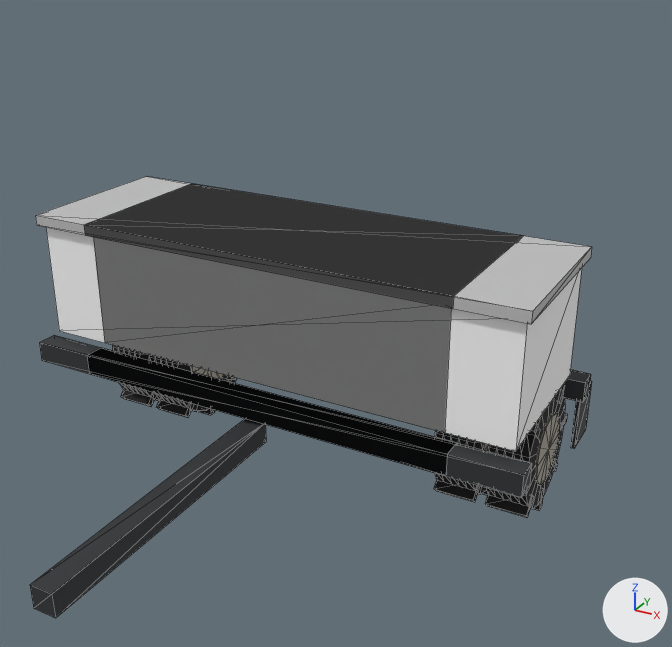
The glTF model game/assets/models/seeders/seeder_3.glb, before and after one commit.
Before and after are seen from a 50 mm camera at (3.33, -5.86, 4.0) aimed at (0.52, -0.76, 1.45). The lights are fixed; the arrows at lower right show +X, +Y and +Z. The picture after the commit comes second. Mesh edges are drawn as thin lines. Where no turn or scale is listed for an object, it has been applied to the vertices.

Objects in the first picture: 'body_12', 'width_3_0', 'width_3_1', 'width_3_3', 'width_4_0', 'width_4_1', 'width_4_3', 'width_4_wheel0L_0', 'width_4_wheel0L_1' and 17 more.
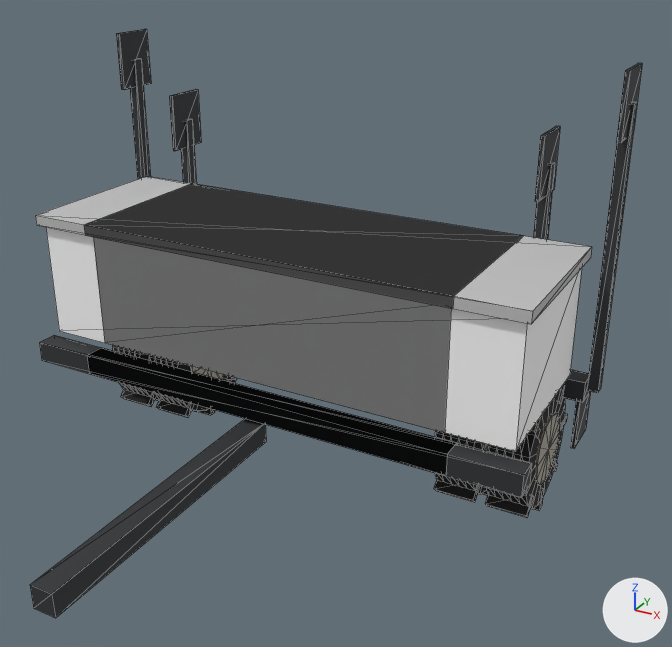
Patch to the scene script:
```diff
--- a/game/assets/models/seeders/seeder_3.glb.py
+++ b/game/assets/models/seeders/seeder_3.glb.py
@@ ob_width_4_markerr_disc @@
+ob_width_4_markerr_disc = bpy.data.objects.new('width_4_markerR_disc', me_mesh_0)
+ob_width_4_markerr_disc.parent = ob_width_4_markerr
+ob_width_4_markerr_disc.location = (0.0, 0.0, 2.09)
@@ ob_width_4_markerr @@
+ob_width_4_markerr = bpy.data.objects.new('width_4_markerR', None)
+ob_width_4_markerr.parent = ob_width_4
+ob_width_4_markerr.location = (-2.05, 0.4, 0.8)
@@ ob_width_4_markerr_arm @@
+ob_width_4_markerr_arm = bpy.data.objects.new('width_4_markerR_arm', me_mesh_0)
+ob_width_4_markerr_arm.parent = ob_width_4_markerr
+ob_width_4_markerr_arm.location = (0.0, 0.0, 1.045)
+ob_width_4_markerr_arm.scale = (2.67, 0.229, 4.64)
@@ ob_width_4_markerl_disc @@
+ob_width_4_markerl_disc = bpy.data.objects.new('width_4_markerL_disc', me_mesh_0)
+ob_width_4_markerl_disc.parent = ob_width_4_markerl
+ob_width_4_markerl_disc.location = (0.0, 0.0, 2.09)
@@ ob_width_4_markerl @@
+ob_width_4_markerl = bpy.data.objects.new('width_4_markerL', None)
+ob_width_4_markerl.parent = ob_width_4
+ob_width_4_markerl.location = (2.05, 0.4, 0.8)
@@ ob_width_4_markerl_arm @@
+ob_width_4_markerl_arm = bpy.data.objects.new('width_4_markerL_arm', me_mesh_0)
+ob_width_4_markerl_arm.parent = ob_width_4_markerl
+ob_width_4_markerl_arm.location = (0.0, 0.0, 1.045)
+ob_width_4_markerl_arm.scale = (2.67, 0.229, 4.64)
@@ ob_width_3_markerr_disc @@
+ob_width_3_markerr_disc = bpy.data.objects.new('width_3_markerR_disc', me_mesh_0)
+ob_width_3_markerr_disc.parent = ob_width_3_markerr
+ob_width_3_markerr_disc.location = (0.0, 0.0, 1.63)
@@ ob_width_3_markerr @@
+ob_width_3_markerr = bpy.data.objects.new('width_3_markerR', None)
+ob_width_3_markerr.parent = ob_width_3
+ob_width_3_markerr.location = (-1.55, 0.4, 0.8)
@@ ob_width_3_markerr_arm @@
+ob_width_3_markerr_arm = bpy.data.objects.new('width_3_markerR_arm', me_mesh_0)
+ob_width_3_markerr_arm.parent = ob_width_3_markerr
+ob_width_3_markerr_arm.location = (0.0, 0.0, 0.815)
+ob_width_3_markerr_arm.scale = (2.67, 0.229, 3.62)
@@ ob_width_3_markerl_disc @@
+ob_width_3_markerl_disc = bpy.data.objects.new('width_3_markerL_disc', me_mesh_0)
+ob_width_3_markerl_disc.parent = ob_width_3_markerl
+ob_width_3_markerl_disc.location = (0.0, 0.0, 1.63)
@@ ob_width_3_markerl @@
+ob_width_3_markerl = bpy.data.objects.new('width_3_markerL', None)
+ob_width_3_markerl.parent = ob_width_3
+ob_width_3_markerl.location = (1.55, 0.4, 0.8)
@@ ob_width_3_markerl_arm @@
+ob_width_3_markerl_arm = bpy.data.objects.new('width_3_markerL_arm', me_mesh_0)
+ob_width_3_markerl_arm.parent = ob_width_3_markerl
+ob_width_3_markerl_arm.location = (0.0, 0.0, 0.815)
+ob_width_3_markerl_arm.scale = (2.67, 0.229, 3.62)
```

Pixel boxes [x1, y1, x2, y2] of what changed, in the pictures (672 x 647 px):
'width_4_markerL_arm', added: after [587, 102, 637, 393]
'width_4_markerR_disc', added: after [116, 29, 151, 90]
'width_4_markerR_arm', added: after [130, 59, 151, 179]
'width_3_markerR_disc', added: after [169, 89, 201, 151]
'width_3_markerL_disc', added: after [535, 126, 560, 202]
'width_4_markerL_disc', added: after [617, 63, 642, 143]
'width_3_markerL_arm', added: after [534, 163, 555, 240]
'width_3_markerR_arm', added: after [181, 119, 196, 184]
